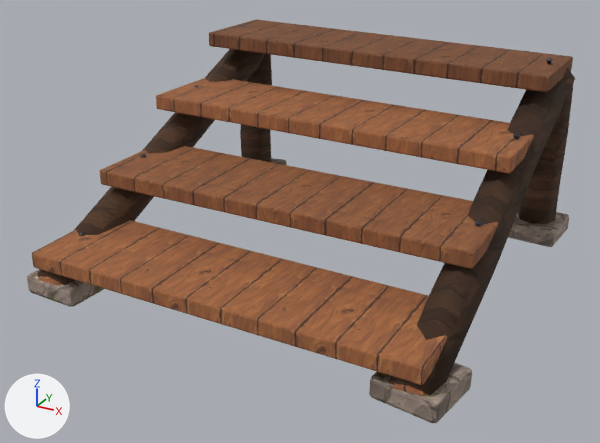
One commit to the glTF model assets/models/build/foundation_steps__plank_root.glb: the scene before it, then after it.
One viewpoint serves both versions: a camera (50 mm lens) standing at (1.8, -3.46, 1.93) and looking at (-0.04, -0.12, 0.26). Lighting does not change. The marker at lower left points along +X, +Y and +Z. The first picture is the older version. Vertices at exactly the same position are counted once.

Objects in the first picture: 'model'.
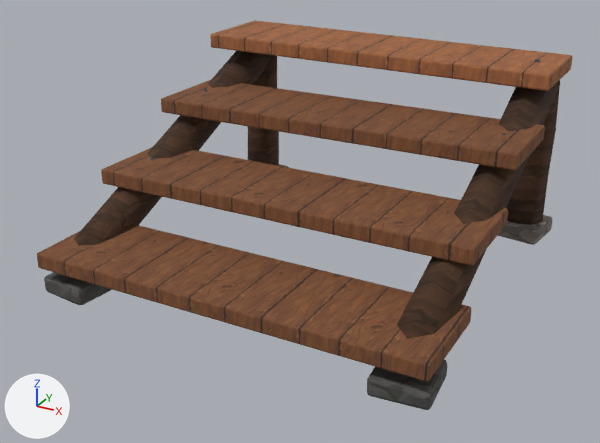
Where the change shows, as pixel boxes (x1, y1, x2, y2) in the pictures (600 x 443 px; the box of a moved part takes in the faces that stretch with it):
'model', reshaped
    before: (27, 19, 575, 423)
    after: (37, 20, 573, 410)
part 1 of me_cube_011, moved or reshaped
    before: (37, 49, 265, 285)
    after: (74, 51, 272, 246)
part 2 of me_cube_011, moved or reshaped (mostly hidden afterwards)
    before: (27, 269, 104, 307)
    after: (279, 164, 289, 168)
part 3 of me_cube_011, moved or reshaped
    before: (508, 212, 569, 247)
    after: (44, 272, 112, 305)
part 4 of me_cube_011, added (brown)
    after: (397, 83, 559, 339)
part 5 of me_cube_011, moved or reshaped (mostly hidden before)
    before: (271, 158, 287, 165)
    after: (497, 215, 553, 245)
part 6 of me_cube_011, moved or reshaped
    before: (32, 220, 447, 385)
    after: (37, 225, 471, 382)
part 7 of me_cube_011, moved or reshaped
    before: (100, 146, 498, 269)
    after: (101, 147, 508, 265)
part 8 of me_cube_011, moved or reshaped
    before: (156, 78, 534, 174)
    after: (161, 80, 545, 170)
part 9 of me_cube_011, moved or reshaped
    before: (546, 58, 553, 64)
    after: (534, 59, 540, 62)
part 10 of me_cube_011, moved or reshaped
    before: (209, 19, 573, 92)
    after: (210, 20, 573, 91)
part 11 of me_cube_011, rebuilt
    before: (518, 75, 574, 224)
    after: (506, 80, 560, 225)
part 12 of me_cube_011, rebuilt
    before: (240, 54, 272, 162)
    after: (248, 55, 279, 166)
part 13 of me_cube_011, deleted (mostly hidden)
    before: (39, 276, 61, 286)
part 14 of me_cube_011, moved or reshaped
    before: (369, 68, 575, 423)
    after: (367, 360, 447, 410)

Patch to the scene script:
```diff
--- a/assets/models/build/foundation_steps__plank_root.glb.py
+++ b/assets/models/build/foundation_steps__plank_root.glb.py
@@ me_cube_011 @@
-me_cube_011.from_pydata(...)  # 1200 vertices, 2272 faces; spans x -1.07..1.07, y -1.02..1.05, z -0.04..1.01
+me_cube_011.from_pydata(...)  # 1072 vertices, 2048 faces; spans x -0.98..0.98, y -0.99..0.99, z 0.0..1.0
+# me_cube_011 part 1: the loose piece of 32 vertices spanning x -1.01..-0.8, y -1.0..0.96, z -0.02..0.97 is scaled about its middle by (1, 0.926, 0.907), then moved by (0.06, 0.01, 0.02)
+# me_cube_011 part 2: the loose piece of 56 vertices spanning x -1.06..-0.74, y -1.01..-0.69, z 0.0..0.1 is scaled about its middle by (0.856, 0.856, 0.875), then moved by (0.06, 1.69, 0.0), in mat_greystone_b (picture img_greystone_b)
+# me_cube_011 part 3: the loose piece of 56 vertices spanning x 0.74..1.06, y 0.72..1.04, z 0.0..0.1 is scaled about its middle by (0.855, 0.855, 0.875), then moved by (-1.74, -1.72, 0.0), in mat_greystone_b (picture img_greystone_b)
+# me_cube_011 part 4: the loose piece of 32 vertices spanning x -1.01..-0.8, y -1.0..0.96, z -0.02..0.97 is copied, and the copy is multiplied about its middle by the matrix ((1.016, 0.002, -0.004), (0.002, 0.949, -0.054), (-0.004, -0.073, 1.069)), then moved by (1.75, 0.01, 0.02), in mat_bark_a (picture img_bark_a); it spans x 0.74..0.95, y -0.92..0.9, z 0.02..0.96
+# me_cube_011 part 5: the loose piece of 56 vertices spanning x -1.07..-0.73, y 0.71..1.05, z 0.0..0.1 is turned -17.2 degrees about the z axis through its middle and scaled by 0.857, then moved by (1.74, -0.04, 0.0), in mat_greystone_c (picture img_greystone_c)
+# me_cube_011 part 6: the loose piece of 56 vertices spanning x -0.98..0.96, y -1.01..-0.49, z 0.15..0.25 is scaled about its middle by (1, 0.937, 0.954), then moved by (0.01, 0.0, 0.0), in mat_wood_b (picture img_wood_b)
+# me_cube_011 part 7: the loose piece of 56 vertices spanning x -0.97..0.97, y -0.51..0.01, z 0.41..0.49 is scaled about its middle by (1, 0.937, 0.987), in mat_wood_b (picture img_wood_b)
+# me_cube_011 part 8: the loose piece of 56 vertices spanning x -0.99..0.95, y -0.01..0.51, z 0.64..0.76 is multiplied about its middle by the matrix ((1.0, 0.0, -0.017), (0.0, 0.937, -0.011), (0.017, 0.012, 1.0)), then moved by (0.02, 0.0, 0.0), in mat_wood_b (picture img_wood_b)
+# me_cube_011 part 9: the loose piece of 34 vertices spanning x 0.88..0.92, y 0.73..0.77, z 0.98..1.01 is moved by (-0.06, 0.0, -0.01), in mat_iron_c (picture img_iron_c)
+# me_cube_011 part 10: the loose piece of 56 vertices spanning x -0.98..0.97, y 0.49..1.01, z 0.89..1.01 is multiplied about its middle by the matrix ((1.0, 0.0, -0.007), (0.0, 0.937, -0.014), (0.007, 0.015, 1.0)), in mat_wood_c (picture img_wood_c)
+# me_cube_011 part 11: the loose piece of 32 vertices spanning x 0.8..1.01, y 0.77..0.98, z 0.0..0.9 is rebuilt with 32 vertices and now spans x 0.73..0.95, y 0.75..0.94, z 0.09..0.88
+# me_cube_011 part 12: the loose piece of 32 vertices spanning x -1.0..-0.8, y 0.78..0.99, z 0.0..0.9 is rebuilt with 32 vertices and now spans x -0.94..-0.74, y 0.74..0.94, z 0.09..0.88, in mat_bark_c (picture img_bark_c)
+# me_cube_011 part 13: 7 loose pieces with 112 vertices, spanning x -0.99..0.98, y -1.01..0.97, z -0.02..0.96, are deleted
+# me_cube_011 part 14: 100 vertices removed from x 0.73..1.07, y -1.02..0.96, z -0.04..0.98; 52 vertices added at x 0.7..0.98, y -0.98..-0.7, z 0.0..0.09
+# other edits to the shape of me_cube_011 do not show in these pictures
 me_cube_011.materials.append(mat_wood_dark)
@@ me_cube_011 @@
 me_cube_011.materials.append(mat_bark_a)
-me_cube_011.materials.append(mat_stone_b)  # picture img_stone_b
-me_cube_011.materials.append(mat_stone_c)  # picture img_stone_c
-me_cube_011.materials.append(mat_bark_b)  # picture img_bark_b
-me_cube_011.materials.append(mat_stone_a)  # picture img_stone_a
 me_cube_011.materials.append(mat_iron_c)
-me_cube_011.materials.append(mat_iron_b)  # picture img_iron_b
-me_cube_011.materials.append(mat_wood_a)  # picture img_wood_a
 me_cube_011.materials.append(mat_iron_a)
 me_cube_011.materials.append(mat_wood_b)
+me_cube_011.materials.append(mat_greystone_b)  # picture img_greystone_b
+me_cube_011.materials.append(mat_greystone_c)  # picture img_greystone_c
```
